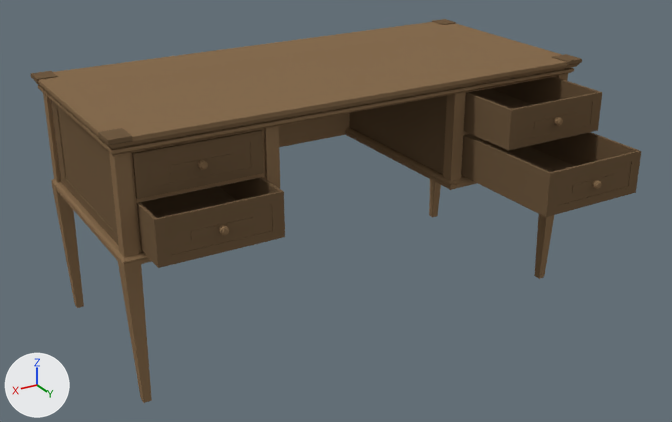
What one commit did to the Blender file asset_sources/furniture/desk_0_quaternius.blend.
The view is the same before and after, from a 50 mm camera at (1.64, 2.86, 1.77) aimed at (0.03, 0.18, 0.43). Lighting does not change. The marker at lower left points along +X, +Y and +Z. Objects named as collision shapes, trigger or cutter boxes, shadow casters or lower levels of detail are left out.

Objects in the first picture: 'Desk.001', 'Desk_Drawer1.001', 'Desk_Drawer2.001', 'Desk_Drawer3.001', 'Desk_Drawer4.001'.
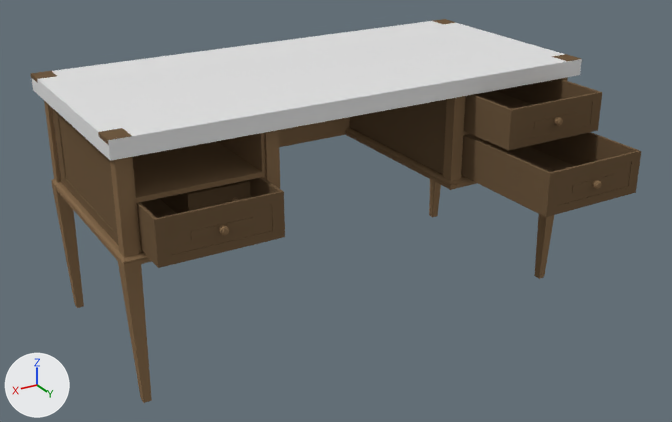
The newer file is also rescaled (x0.769), turned or shifted as a whole; pictures and numbers use the older file's frame.

Location of each change, [x1, y1, x2, y2] in pixels of the pictures (672 x 422 px):
'Cube', added: after [32, 21, 582, 161]
'Desk_Drawer1.001', moved, rescaled: before [132, 130, 264, 199]; after [160, 181, 251, 214]

The change in detail:
me_cube_016 has 168 vertices, 156 faces and spans x -0.211..0.211, y -0.374..0.374, z -0.071..0.071.
me_cube_016 is used by ob_desk_drawer1_001; parent ob_desk_001; location (1.777, 0.0307, 0.769); scale (-1.0, -1.0, -1.0).
me_cube_016 part 1: the whole mesh is scaled about its middle by (0.769, -0.769, 0.769).
Mesh me_cube_035 is new.
It is a box spanning x -0.7..0.7, y -0.303..0.348, z 0.662..0.708.
Object 'Desk_Drawer1.001' (ob_desk_drawer1_001) is rescaled from (-1.0, -1.0, -1.0) to (1.0, 1.0, 1.0).
In object 'Desk_Drawer1.001' (ob_desk_drawer1_001), matrix_parent_inverse goes from Matrix(((-1.0, 0.0, 0.0, 1.16), (0.0, -1.0, 0.0, 0.0293), (0.0, 0.0, 1.0, 0.0126), (0.0, 0.0, 0.0, 1.0))) to Matrix(((-1.0, 0.0, 0.0, 0.0), (0.0, -1.0, 0.0, 0.0), (0.0, 0.0, 1.0, 0.0), (0.0, 0.0, 0.0, 1.0))).
Object 'Desk_Drawer1.001' (ob_desk_drawer1_001) moves from (1.777, 0.0307, 0.769) to (0.475, 0.00109, 0.601).
Object 'Cube' (ob_cube) is new; it shows me_cube_035.
Its location is (0.0, 0.0, 0.0).
Its rotation in degrees is (0, 0, 180).
Its scale is (1.3, 1.3, 1.3).
